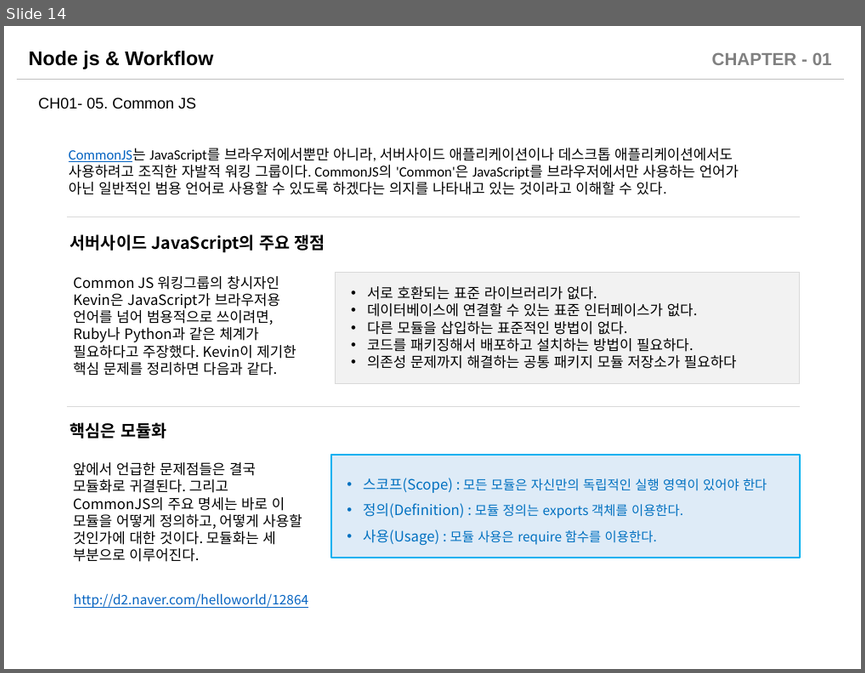
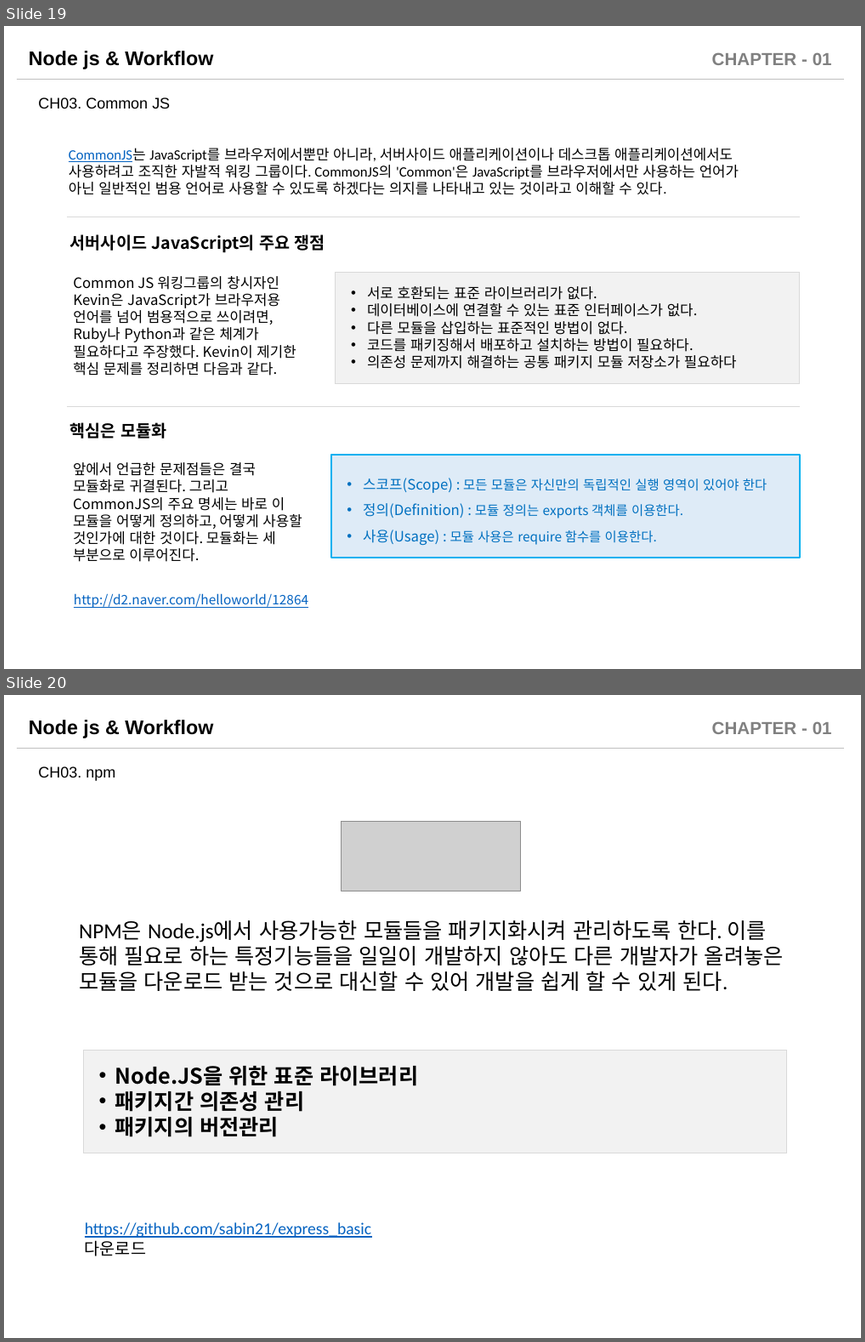
Before and after one commit to sabin21/NodeJS_Workflow_Study, a slide deck: CH01_Nodejs_Intro.pptx. Shown one above the other, each under a label of ours: slide 14 before the commit, slides 19 and 20 after it. The pictures are 865x673 and 865x1342 pixels, drawn with LibreOffice and Linux fonts; fonts in the diff are those of the drawing; grey boxes stand for pictures. Boxes give left, top, right and bottom in pixels: in the first picture for what was removed or moved away, otherwise in the second. Text is boxed around its words. In the diff, an @@ line names an element or a change of style, - is before the commit and + after.

```diff
--- a/CH01_Nodejs_Intro.pptx
+++ b/CH01_Nodejs_Intro.pptx
@@ slide 20 added at (4, 695, 861, 1338), background #FFFFFF; not listed: 3 template elements that a slide beside it also shows @@
@@ text added at (38, 766, 115, 781), 12.9 pt, text #000000 @@
+CH03. npm
@@ picture added at (341, 821, 520, 891) @@
@@ text added at (79, 920, 783, 991), 18 pt, text #000000 @@
+NPM은 Node.js에서 사용가능한 모듈들을 패키지화시켜 관리하도록 한다. 이를 통해 필요로 하는 특정기능들을 일일이 개발하지 않아도 다른 개발자가 올려놓은 모듈을 다운로드 받는 것으로 대신할 수 있어 개발을 쉽게 할 수 있게 된다.
@@ rectangle added at (84, 1049, 786, 1152), fill #F2F2F2, outline #D9D9D9 0.75 pt, 18 pt, text #000000, bold @@
+• Node.JS을 위한 표준 라이브러리
+• 패키지간 의존성 관리
+• 패키지의 버전관리
@@ text added at (85, 1222, 371, 1256), 14 pt, text #0563C1, underline @@
+https://github.com/sabin21/express_basic
+다운로드
@@ what was slide 14 is now slide 19 @@
@@ slide 19 changed as well @@
@@ text at (38, 97, 170, 108): text changed @@
-CH01- 05. Common JS
+CH03. Common JS
```
Also in this commit, not shown: 14 other slides changed, 7 other slides added, 3 other files.
